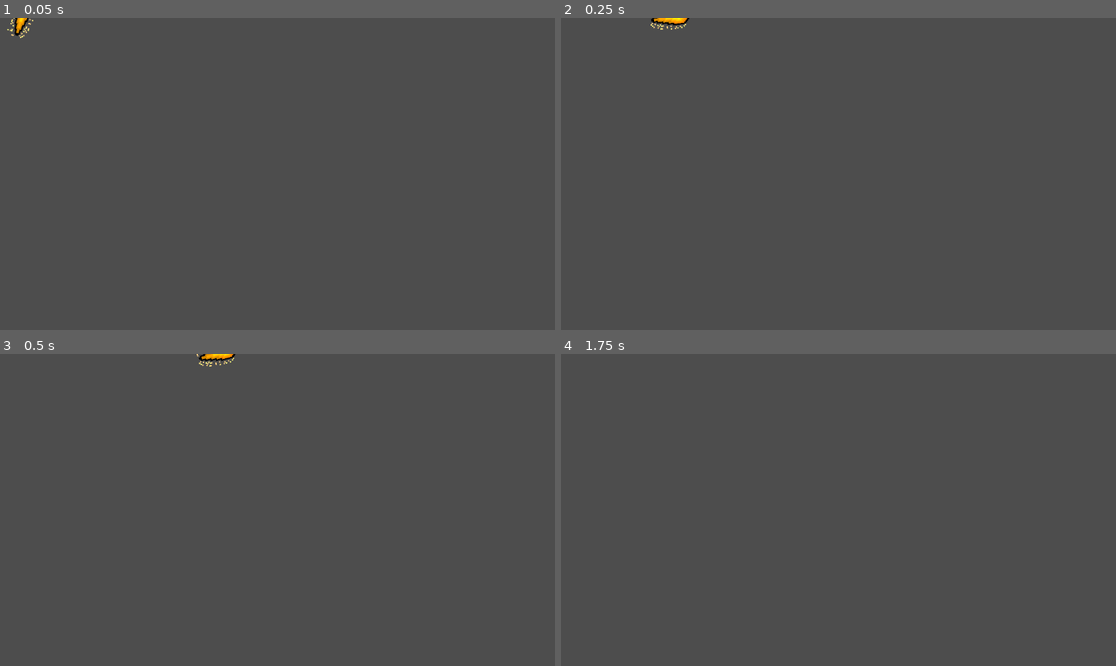
Above: before the commit, frames 1-4 (two rows, left to right).
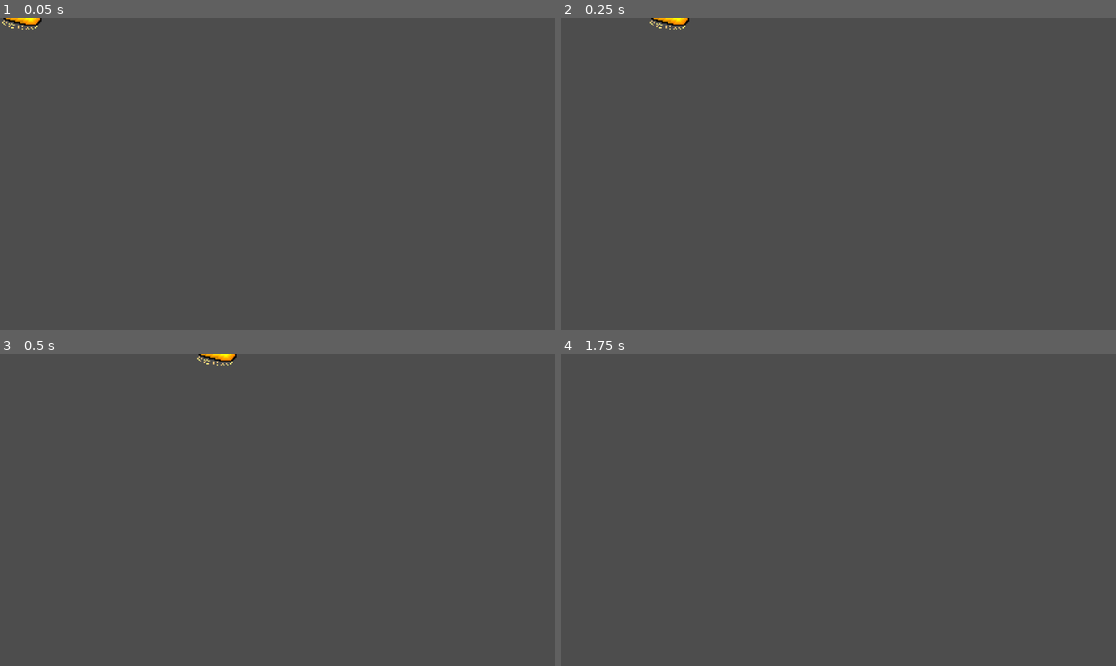
Above: after the commit, the same moments.

Repository: emanuelhix/hades-demo
Game: Godot game, scene res://bullet.tscn
Same seed, same stepped clock (60 frames per second), same inputs: the game is played once before the commit and once after it. This scene is started directly instead of the project's main scene.
Inputs:
- Up to frame 1 (0.05 s): no input
- Up to frame 2 (0.25 s): no input
- Up to frame 3 (0.5 s): no input
- Up to frame 4 (1.75 s): hold Right (ui_right) 0.53-1.28 s; hold Down (ui_down) from 1.28 s (still down)

The runs differ from the first frame. In frame 1, 0.2% of the frame differs, in the area x 0-8%, y 0-7%; in frame 2, 0.1%; in frame 3, 0.2%; in frame 4, nothing differs.

Commit message:
remove rotation

Diff:
--- a/base_bullet.gd
+++ b/base_bullet.gd
@@ -8,7 +8,6 @@
 
 func _process(delta: float) -> void:
 	velocity = direction * speed
-	rotation += delta * 100
 	var collided = move_and_collide(velocity)
 	if collided:
 		queue_free()
